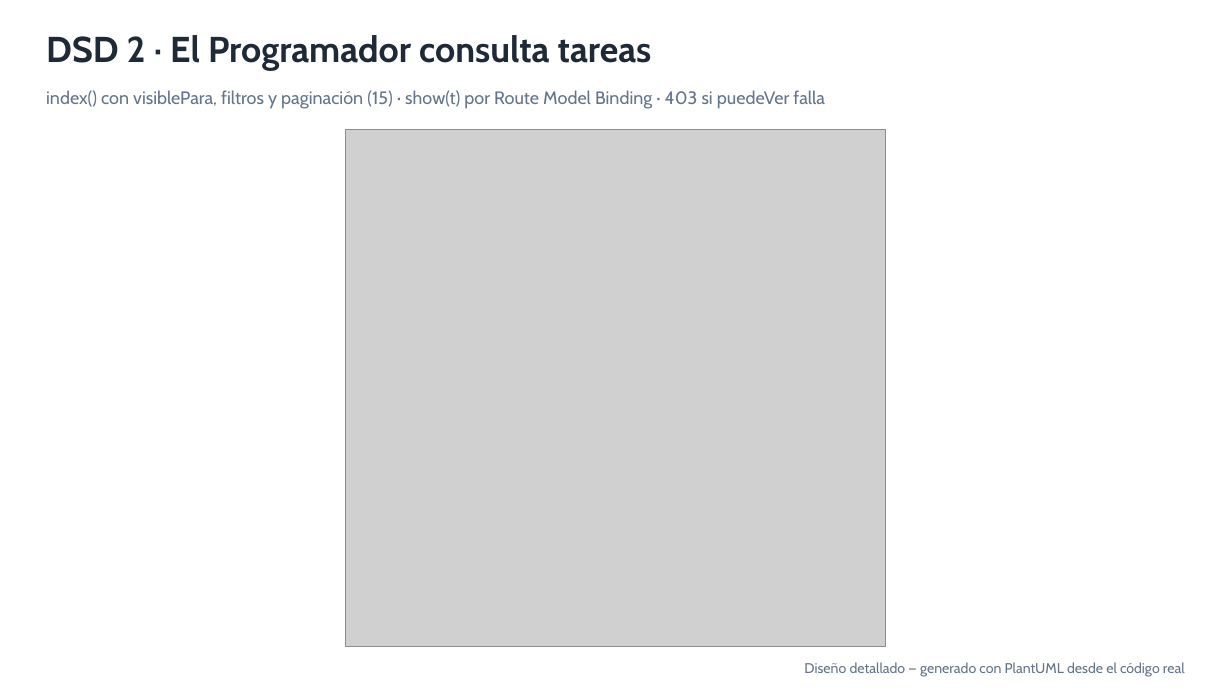
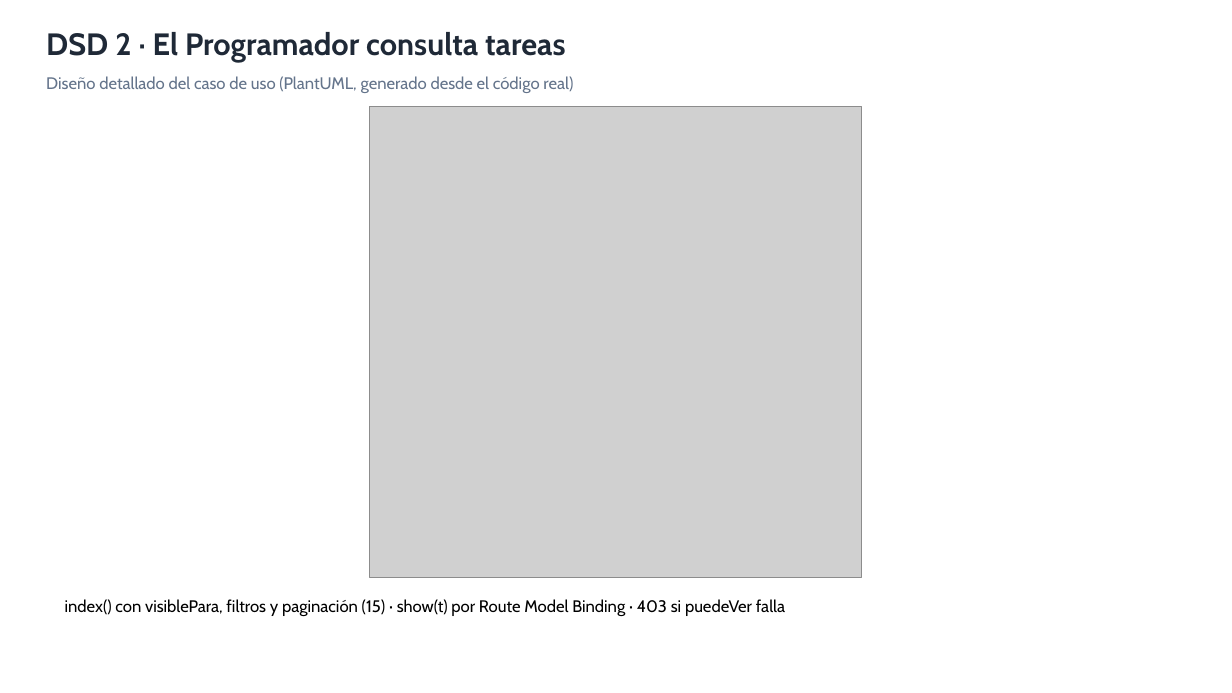
Before and after one commit to DanielOjeda25/sistema, a slide deck: slide 3 of docs/presentacion/CRUZNEGRA_DSD_CU_Reales.pptx. Drawn at 1232x693 pixels with LibreOffice and Linux fonts; fonts in the diff are those of the drawing; grey boxes stand for pictures. Boxes give left, top, right and bottom in pixels: in the first picture for what was removed or moved away, otherwise in the second. Text is boxed around its words. In the diff, an @@ line names an element or a change of style, - is before the commit and + after.

```diff
--- a/docs/presentacion/CRUZNEGRA_DSD_CU_Reales.pptx
+++ b/docs/presentacion/CRUZNEGRA_DSD_CU_Reales.pptx
@@ text "DSD 2 · El Programador ..." at [46, 32, 565, 62]: size 28 to 24 pt @@
@@ text at [46, 76, 573, 93]: text changed; size 11 to 13 pt @@
-Diseño detallado — generado con PlantUML desde el código real
+Diseño detallado del caso de uso (PlantUML, generado desde el código real)
@@ picture: place and size @@
-picture at [346, 129, 885, 647]
+picture at [370, 106, 861, 578]
@@ text "index() con visiblePara, filtros y ...": place and size @@
-text "index() con visiblePara, filtros y ..." at [46, 90, 825, 109]
+text "index() con visiblePara, filtros y ..." at [65, 599, 785, 616]
@@ text "index() con visiblePara, filtros y ..." at [65, 599, 785, 616]: size 14 to 13 pt, text colour #64748B to #000000; vertical alignment middle to top @@
```
Also in this commit, not shown: 6 other slides changed, 20 slides added, 6 slides removed, 1 other file.
